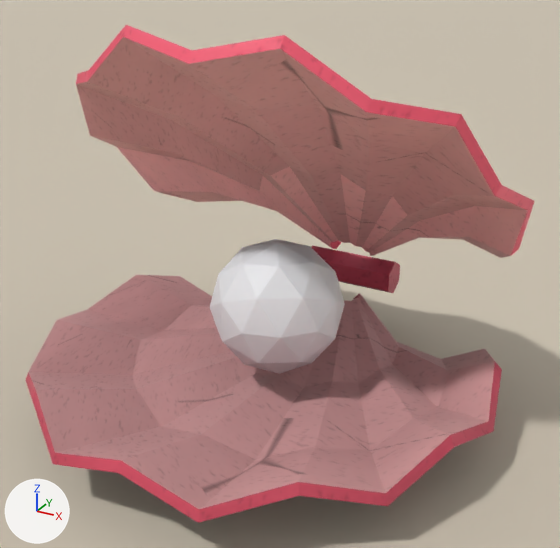
Two versions of the Blender file Blender/Props/clam_pearl.blend, one commit apart.
Before and after are seen from a 50 mm camera at (0.561, -0.955, 0.721) aimed at (0.033, 0.005, 0.24). Every picture has the same lights, and +X, +Y and +Z are marked at lower left. The older version comes first.

Names of what the first picture shows: 'PropGround', 'clam_pearl_Pearl', 'clam_pearl_ShellBottom', 'clam_pearl_ShellBottomInner', 'clam_pearl_ShellTop', 'clam_pearl_ShellTopInner'.
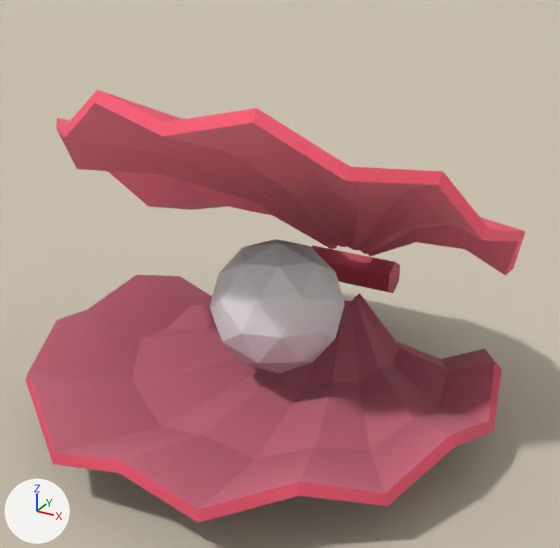
Where the change shows, as pixel boxes (x1, y1, x2, y2) in the pictures (560 x 548 px):
'clam_pearl_ShellBottomInner', surface changed: (29, 275, 495, 509) in both
'clam_pearl_ShellTopInner', surface changed, reshaped (22% shorter): before (76, 37, 528, 258); after (57, 103, 519, 275)
'clam_pearl_ShellTop', reshaped (19% shorter): before (76, 25, 534, 255); after (56, 90, 526, 276)

The change, as a list of edits to the scene's bpy script:
```text
Change mat_pv_clam_pearl_shellbottominner:
    remove # nodes: BsdfPrincipled, NormalMap, OutputMaterial, TexImage x3, VectorMath x2, VertexColor
    remove # uses the picture img_bone_ivory_color_png
    remove # uses the picture img_bone_ivory_normal_png
    remove # uses the picture img_bone_ivory_roughness_png
    nodes: BsdfPrincipled, OutputMaterial, VectorMath, VertexColor
Change mat_pv_clam_pearl_shelltopinner:
    remove # nodes: BsdfPrincipled, NormalMap, OutputMaterial, TexImage x3, VectorMath x2, VertexColor
    remove # uses the picture img_bone_ivory_color_png
    remove # uses the picture img_bone_ivory_normal_png
    remove # uses the picture img_bone_ivory_roughness_png
    nodes: BsdfPrincipled, OutputMaterial, VectorMath, VertexColor
Change me_clam_pearl_shelltop:
    used by ob_clam_pearl_shelltop; location = (0.0, 0.35, 0.106)
    remove me_clam_pearl_shelltop.from_pydata(...)  # 94 vertices, 152 faces; spans x -0.373..0.373, y -0.514..0.025, z 0.033..0.506
    add me_clam_pearl_shelltop.from_pydata(...)  # 94 vertices, 152 faces; spans x -0.373..0.373, y -0.574..0.018, z 0.036..0.434
    me_clam_pearl_shelltop part 1: the whole mesh is rebuilt
Change me_clam_pearl_shelltopinner:
    used by ob_clam_pearl_shelltopinner; location = (0.0, 0.35, 0.106)
    remove me_clam_pearl_shelltopinner.from_pydata(...)  # 60 vertices, 84 faces; spans x -0.368..0.368, y -0.514..0.022, z 0.033..0.492
    add me_clam_pearl_shelltopinner.from_pydata(...)  # 60 vertices, 84 faces; spans x -0.368..0.368, y -0.574..0.018, z 0.036..0.419
    me_clam_pearl_shelltopinner part 2: the whole mesh is rebuilt
```
